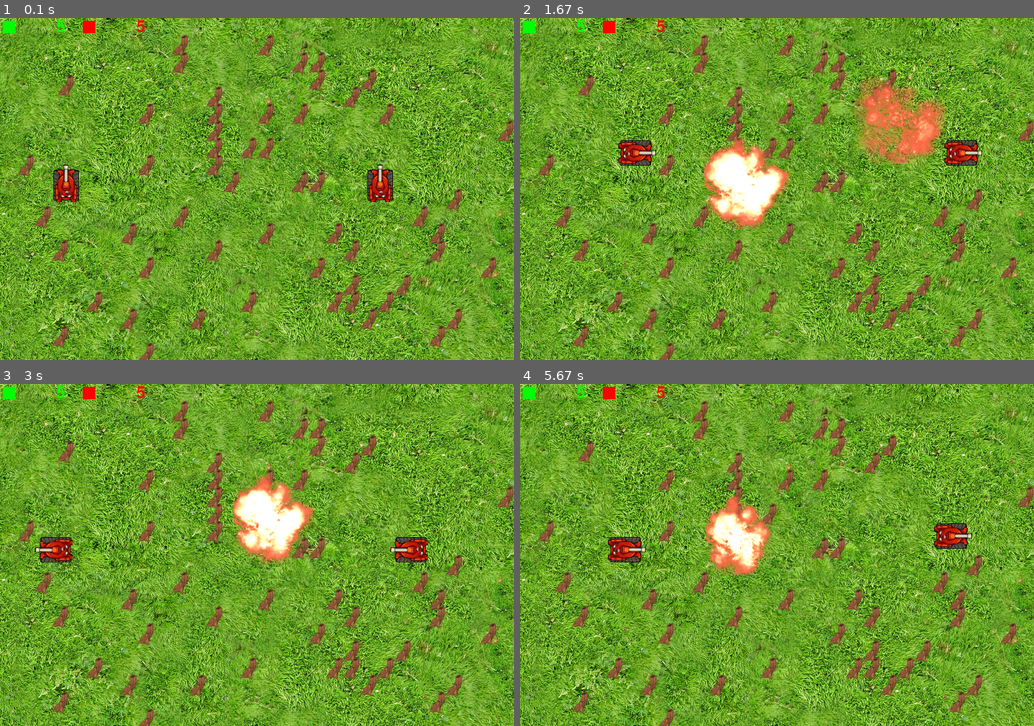
Above: before the commit, frames 1-4 (two rows, left to right).
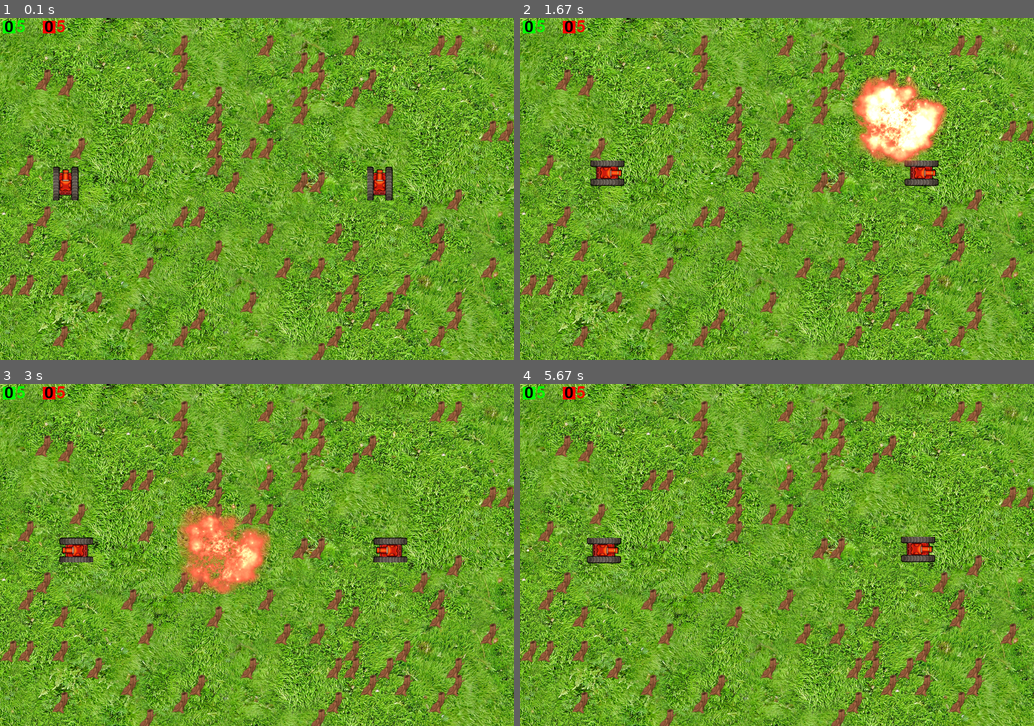
Above: after the commit, the same moments.

Repository: Showtimeeee/Tanks_p_vs_p_pygame
Game: pygame game, started from main.py
The game is run twice, just before and just after one commit, with the same random seed, the same clock (stepped at 60 frames per second) and the same inputs.
Inputs:
- Up to frame 1 (0.1 s): no input
- Up to frame 2 (1.67 s): tap Keypad Enter at 0.33, 0.82 s; hold Right 0.67-1.13 s; hold D 0.67-1.13 s; tap Space at 0.73, 1.03, 1.23, 1.57 s; hold Up 1.17-1.47 s; hold W 1.17-1.47 s; hold Right from 1.5 s (still down); hold D from 1.5 s (still down)
- Up to frame 3 (3 s): tap Space at 1.87, 2.07, 2.37, 2.63, 2.97 s; release Right at 1.97 s; release D at 1.97 s; hold Left 2-2.53 s; hold A 2-2.53 s; tap Keypad Enter at 2.15 s; hold Down 2.57-2.87 s; hold S 2.57-2.87 s; hold Left from 2.9 s (still down); hold A from 2.9 s (still down)
- Up to frame 4 (5.67 s): tap Space at 3.27, 3.4, 3.8, 4.1, 4.47, 4.87, 5.17, 5.37 s; release Left at 3.3 s; release A at 3.3 s; hold Up 3.33-3.7 s; hold W 3.33-3.7 s; tap Keypad Enter at 3.48, 4.95 s; hold Right 3.73-4.37 s; hold D 3.73-4.37 s; hold Down 4.4-4.77 s; hold S 4.4-4.77 s; hold Left 4.8-5.27 s; hold A 4.8-5.27 s; hold Right from 5.3 s (still down); hold D from 5.3 s (still down)

The runs differ from the first frame. In frame 1, 3.2% of the frame differs, in the area x 0-98%, y 0-100%; in frame 2, 10%; in frame 3, 9.4%; in frame 4, 6.3%.

Commit message:
add bonus upgrade

Diff:
--- a/main.py
+++ b/main.py
@@ -7,7 +7,7 @@
 FPS = 60
 # image 32pix
 TILE = 30
-#####################
+# sound bg
 bg_music = pg.mixer.Sound('sounds/engine.mp3')
 bg_music.play(loops=-1)
 
@@ -25,11 +25,14 @@
 #     pg.image.load('images/block/2.png'),
 #     pg.image.load('images/block/3.png')
 # ]
-# img player
+# img player upgrade
 img_tank = [
-    pg.image.load('images/z2.png')
+    pg.image.load('images/t1.png'),
+    pg.image.load('images/t2.png'),
+    pg.image.load('images/t3.png'),
+    pg.image.load('images/t4.png')
 ]
-# img explosion
+# img explosion animation
 img_bangs = [
     pg.image.load('images/expl/explosion1.png'),
     pg.image.load('images/expl/explosion2.png'),
@@ -51,6 +54,19 @@
     pg.image.load('images/expl/explosion18.png')
 ]
 
+# img bonus
+img_bonus = [
+    pg.image.load('images/bonuses/starbonus.png'),
+    pg.image.load('images/bonuses/t3.png')
+]
+
+# bonus upgrade
+MOVE_SPEED = [1, 2, 2, 1, 2, 3, 3, 2]
+BULLET_SPEED = [4, 5, 6, 5, 5, 5, 6, 7]
+BULLET_DAMAGE = [1, 1, 2, 3, 2, 2, 3, 4]
+SHOT_DELAY = [60, 50, 30, 40, 30, 25, 25, 30]
+
+
 # x,y direction offset
 DIRECTS = [[0, -1], [1, 0], [0, 1], [-1, 0]]
 
@@ -68,8 +84,10 @@
         for obj in objects:
             if obj.type == 'tank':
                 pg.draw.rect(window, obj.color, (5 + i * 70, 5, 22, 22))
-                i += 1
-                # hp text coordinats in window
+                text = font_ui.render(str(obj.rank), 1, 'black')
+                rect = text.get_rect(center=(5 + i * 70 + 11, 5 + 11))
+                window.blit(text, rect)
+
                 text = font_ui.render(str(obj.hp), 1, obj.color)
                 rect = text.get_rect(center=(5 + i * 70 + 32, 5 + 11))
                 window.blit(text, rect)
@@ -87,13 +105,13 @@
         self.rect = pg.Rect(px, py, TILE, TILE)
         self.direct = direct
         # speed tanks
-        self.move_speed = 3
+        self.move_speed = 2
         # health player
         self.hp = 5
         # shot delay
         self.shot_timer = 2
         self.shot_delay = 40
-        self.bullet_speed = 14
+        self.bullet_speed = 12
         self.bullet_damage = 1
 
         self.key_left = key_list[0]
@@ -112,6 +130,12 @@
         self.image = pg.transform.scale(self.image, (self.image.get_width() - 5,
                                                      self.image.get_height() -5))
         self.rect = self.image.get_rect(center=self.rect.center)
+        # tank characteristics
+        self.move_speed = MOVE_SPEED[self.rank]
+        self.shot_delay = SHOT_DELAY[self.rank]
+        self.bullet_speed = BULLET_SPEED[self.rank]
+        self.bullet_damage = BULLET_DAMAGE[self.rank]
+
         # old pos if collicion tank
         old_x, old_y = self.rect.topleft
         if keys[self.key_left]:
@@ -133,29 +157,21 @@
 
         # shooting
         if keys[self.key_shot] and self.shot_timer == 0:
-            # sound
-            self.bang_sound = pg.mixer.Sound('sounds/bullet-ricochet-01.mp3')
-            # громкость звука
-            self.bang_sound.set_volume(5)
-            self.bang_sound.play()
             # speed bullets
             dx = DIRECTS[self.direct][0] * self.bullet_speed
             dy = DIRECTS[self.direct][1] * self.bullet_speed
             Bullet(self, self.rect.centerx, self.rect.centery, dx, dy, self.bullet_damage)
             self.shot_timer = self.shot_delay
+            # sound
+            self.bang_sound = pg.mixer.Sound('sounds/bullet-ricochet-01.mp3')
+            self.bang_sound.set_volume(5)
+            self.bang_sound.play()
         # shot delay(задержка выстрела)
         if self.shot_timer > 0:
             self.shot_timer -= 0.5
 
     def draw(self):
-        # pg.draw.rect(window, self.color, self.rect)
-        # # direction gun
-        # x = self.rect.centerx + DIRECTS[self.direct][0] * 30
-        # y = self.rect.centery + DIRECTS[self.direct][1] * 30
-        # pg.draw.line(window, 'white', self.rect.center, (x, y), 4)
         window.blit(self.image, self.rect)
-
-
 
     def damage(self, value):
         # sound
@@ -163,7 +179,7 @@
         self.hp -= value
         if self.hp <= 0:
 
-            # громкость звука
+            # sound
             self.expl_sound.set_volume(5)
             self.expl_sound.play()
             objects.remove(self)
@@ -179,33 +195,27 @@
         self.damage = damage
 
     def update(self):
-
+        # sound
         self.ricocheted_sound = pg.mixer.Sound('sounds/fire.mp3')
-        # громкость звука
         self.ricocheted_sound.set_volume(5)
-
 
         self.px += self.dx
         self.py += self.dy
-        # if pos bullet
+        # if pos bullet exited the screen
         if self.px < 0 or self.px > WIDTH or self.py < 0 or self.py > HEIGHT:
-            # if the bullet exited the screen
             bullets.remove(self)
-
         else:
             for obj in objects:
                 # method checks the collision of the object with the coordinate True
-                if obj != self.parent and obj.type != 'bang' and obj.rect.collidepoint(self.px, self.py):
-
-                    obj.damage(self.damage)
-
-                    # if hits - bullets remove
-
-                    bullets.remove(self)
-                    # boom!
-                    Bang(self.px, self.py)
-                    self.ricocheted_sound.play()
-                    break
+                if obj != self.parent and obj.type != 'bang' and obj.type != 'bonus':
+                    if obj.rect.collidepoint(self.px, self.py):
+                        obj.damage(self.damage)
+                        # if hits - bullets remove
+                        bullets.remove(self)
+                        # boom!
+                        Bang(self.px, self.py)
+                        self.ricocheted_sound.play()
+                        break
 
     def draw(self):
         pg.draw.circle(window, 'white', (self.px, self.py), 2)
@@ -220,7 +230,7 @@
         pass
 
     def update(self):
-################# one frame one expl
+        # one frame one expl
         self.frame += 0.2
         if self.frame >= 18:
             objects.remove(self)
@@ -245,8 +255,6 @@
 
     def draw(self):
         window.blit(img_brick, self.rect)
-        #pg.draw.rect(window, 'black', self.rect)
-        #pg.draw.rect(window, 'darkgrey', self.rect, 2)
 
     def damage(self, value):
         self.hp -= value
@@ -254,6 +262,42 @@
             objects.remove(self)
 
 
+class Bonus:
+    def __init__(self, px, py, bonusNum):
+        objects.append(self)
+        self.type = 'bonus'
+
+        self.image = img_bonus[bonusNum]
+        self.rect = self.image.get_rect(center=(px, py))
+
+        self.timer = 600
+        self.bonusNum = bonusNum
+
+    def update(self):
+        self.bang_sound = pg.mixer.Sound('sounds/pampambonus.mp3')
+        self.bang_sound.set_volume(5)
+        if self.timer > 0: self.timer -= 1
+        else: objects.remove(self)
+
+        for obj in objects:
+            if obj.type == 'tank' and self.rect.colliderect(obj.rect):
+                if self.bonusNum == 0:
+                    if obj.rank < len(img_tank) - 1:
+                        obj.rank += 1
+                        # sound
+                        self.bang_sound.play()
+                        objects.remove(self)
+                        break
+                elif self.bonusNum == 1:
+                    # sound
+                    self.bang_sound.play()
+                    obj.hp += 1
+                    objects.remove(self)
+                    break
+
+    def draw(self):
+        if self.timer % 30 < 15:
+            window.blit(self.image, self.rect)
 
 bullets = []
 # obj - color tank, coordinates, direction, buttons
@@ -266,7 +310,7 @@
 # block in window
 Block(100, 100, TILE)
 
-for b in range(FPS):
+for b in range(80):
     while True:
         x = randint(0, WIDTH // TILE) * TILE
         y = randint(1, HEIGHT // TILE) * TILE
@@ -278,27 +322,35 @@
 
         if not finded:
             break
+
     Block(x, y, TILE)
 
+bonusTimer = 360
 
 play = True
+
 while play:
     for event in pg.event.get():
-
         if event.type == pg.QUIT:
             play = False
     # traffic control
     keys = pg.key.get_pressed()
+
+    if bonusTimer > 0:
+        bonusTimer -= 1
+    else:
+        Bonus(randint(50, WIDTH - 50), randint(50, HEIGHT - 50), randint(0, len(img_bonus) - 1))
+        bonusTimer = randint(120, 240)
+
     # update obj
     for bullet in bullets:
         bullet.update()
     for obj in objects:
         obj.update()
     Ui.update()
-
-    # window.fill('darkgrey')
     # background
     window.blit(background_image, (0, 0))
+
     # update obj
     for bullet in bullets:
         bullet.draw()
Binary file added: images/bonuses/starbonus.png
Binary file added: images/bonuses/t3.png
Binary file added: images/bonuses/tbonus.png
Binary file removed: images/scrtnk.png
Renamed: images/z1.png -> images/t1.png
Renamed: images/z2.png -> images/t2.png
Binary file added: images/t3.png
Binary file added: images/t4.png
Binary file removed: images/z2b.png
Not shown, added: sounds/pampambonus.mp3
